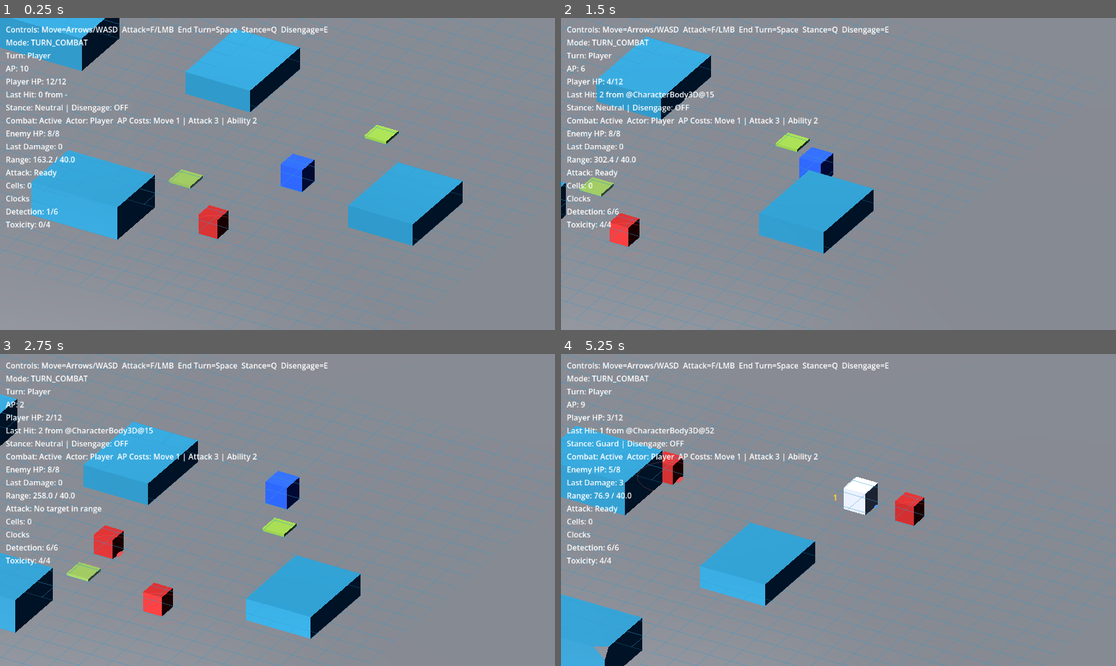
Above: before the commit, frames 1-4 (two rows, left to right).
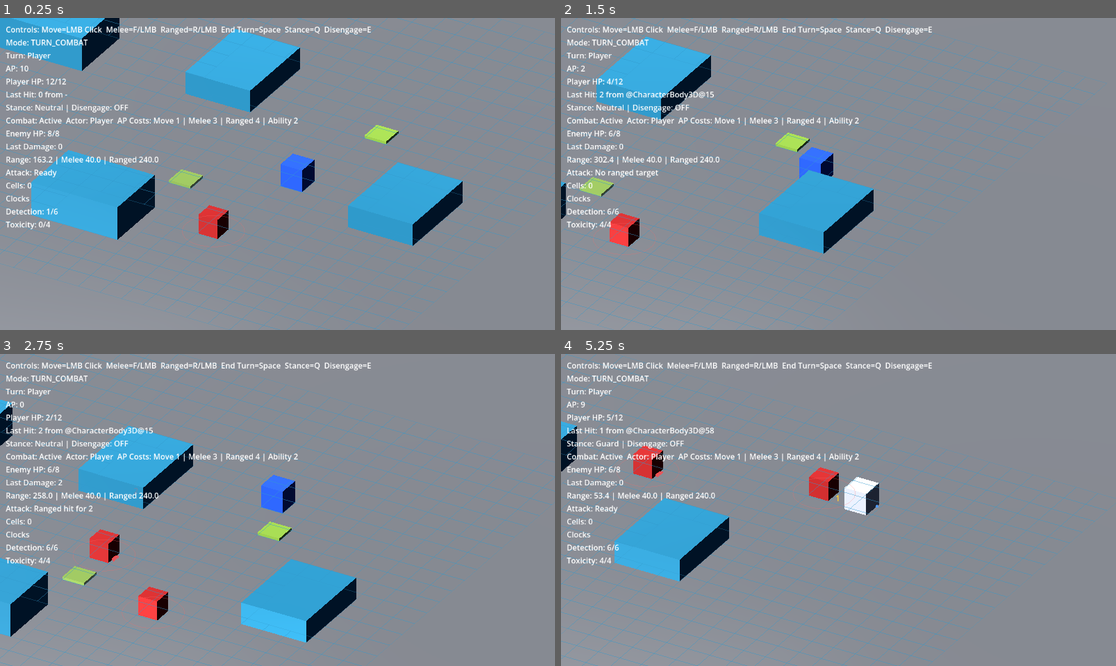
Above: after the commit, the same moments.

Repository: whelanworkmaster/cogs-and-catalysts
Game: Godot game, scene res://scenes/main.tscn
Same seed, same stepped clock (60 frames per second), same inputs: the game is played once before the commit and once after it.
Inputs (mouse positions are in pixels of both pictures, inside the frame that each line leads up to):
- Up to frame 1 (0.25 s): no input
- Up to frame 2 (1.5 s): tap Enter (ui_accept) at 0.5, 0.77 s; move the mouse to (960, 158) at 0.52 s; tap F (attack) at 0.6 s; click (960, 158) at 0.67 s; tap R (ranged_attack, bound only after the commit) at 0.8, 1.35 s; move the mouse to (727, 189) at 1.27 s; click (727, 189) at 1.42 s
- Up to frame 3 (2.75 s): tap Enter (ui_accept) at 1.52 s; tap F (attack) at 1.55, 2.1 s; move the mouse to (333, 441) at 2.02 s; click (333, 441) at 2.17 s; tap R (ranged_attack, bound only after the commit) at 2.3 s
- Up to frame 4 (5.25 s): move the mouse to (810, 572) at 2.77 s; tap E (disengage) at 2.85 s; click (810, 572) at 2.92 s; tap Enter (ui_accept) at 3.02, 3.77, 4.52 s; tap F (attack) at 3.05, 4.55 s; tap R (ranged_attack, bound only after the commit) at 3.5, 3.8, 4.35 s; move the mouse to (1005, 556) at 3.52 s; tap Q (stance_cycle) at 3.6 s; click (1005, 556) at 3.67 s; move the mouse to (672, 463) at 4.27 s; click (672, 463) at 4.42 s; move the mouse to (866, 510) at 5.02 s; tap Space at 5.1 s; click (866, 510) at 5.17 s

The runs differ from the first frame. In frame 1, 1.1% of the frame differs, in the area x 9-67%, y 2-47%; in frame 2, 1.2%; in frame 3, 10%; in frame 4, 19%, in the area x 0-100%, y 0-100%.

Commit message:
Add player ranged attack hover preview with AP costs

Diff:
--- a/scripts/player.gd
+++ b/scripts/player.gd
@@ -15,6 +15,8 @@
 @export var combat_step_distance: float = 32.0
 @export var attack_contact_distance: float = 40.0
 @export var attack_damage: int = 3
+@export var ranged_attack_range: float = 240.0
+@export var ranged_attack_damage: int = 2
 var last_damage_dealt: int = 0
 var last_attack_result: String = "-"
 @export var max_hp: int = 12
@@ -115,16 +117,30 @@
 	handle_stance_input()
 	handle_turn_input()
 	handle_attack_input()
+	handle_ranged_attack_input()
 
 func _unhandled_input(event: InputEvent) -> void:
 	if _is_dead:
 		return
 	if event is InputEventMouseMotion:
-		_update_path_preview(event.position)
+		_update_hover_preview(event.position)
 	elif event is InputEventMouseButton:
 		var mb := event as InputEventMouseButton
 		if mb.button_index == MOUSE_BUTTON_LEFT and mb.pressed:
 			_handle_click(mb.position)
+
+func _update_hover_preview(screen_pos: Vector2) -> void:
+	var in_combat := CombatManager and CombatManager.active_combat
+	if in_combat and CombatManager.get_current_actor() == self:
+		var ground_result: Variant = _screen_to_ground(screen_pos)
+		if ground_result != null:
+			var ground_pos: Vector3 = ground_result as Vector3
+			var hovered_enemy := _find_enemy_at_position(ground_pos)
+			if hovered_enemy:
+				_clear_path_preview()
+				_show_enemy_hover_attack_preview(hovered_enemy, screen_pos)
+				return
+	_update_path_preview(screen_pos)
 
 func _handle_click(screen_pos: Vector2) -> void:
 	if _is_moving:
@@ -140,7 +156,10 @@
 	if in_combat:
 		var clicked_enemy := _find_enemy_at_position(ground_pos)
 		if clicked_enemy:
-			_attack_target(clicked_enemy)
+			if _can_attack_melee(clicked_enemy):
+				_attack_target(clicked_enemy)
+			else:
+				_ranged_attack_target(clicked_enemy)
 			return
 	# Get A* path to clicked position
 	var world := get_tree().current_scene
@@ -265,6 +284,46 @@
 		if grid and grid.has_method("clear_path_preview"):
 			grid.clear_path_preview()
 
+func _show_enemy_hover_attack_preview(enemy: Node, screen_pos: Vector2) -> void:
+	if not _ap_cost_label:
+		return
+	var melee_cost := _get_ap_cost("attack")
+	var ranged_cost := _get_ap_cost("ranged_attack")
+	var can_melee := _can_attack_melee(enemy)
+	var can_ranged := _can_attack_ranged(enemy)
+	var affordable := false
+	var valid_attack := false
+	if can_melee:
+		_ap_cost_label.text = "LMB: Melee (%d AP)" % melee_cost
+		affordable = current_ap >= melee_cost
+		valid_attack = true
+	elif can_ranged:
+		_ap_cost_label.text = "LMB: Ranged (%d AP)" % ranged_cost
+		affordable = current_ap >= ranged_cost
+		valid_attack = true
+	else:
+		var same_elevation := true
+		if enemy.has_method("get_elevation_level"):
+			same_elevation = enemy.get_elevation_level() == current_elevation
+		var in_ranged_distance := _xz_distance_to(enemy.global_position) <= ranged_attack_range
+		if not same_elevation:
+			_ap_cost_label.text = "No attack (Elevation)"
+		elif in_ranged_distance:
+			_ap_cost_label.text = "LMB: Ranged (%d AP) - Blocked" % ranged_cost
+		else:
+			_ap_cost_label.text = "LMB: Ranged (%d AP) - Out of range" % ranged_cost
+		affordable = current_ap >= ranged_cost
+	if valid_attack and affordable:
+		_ap_cost_label.add_theme_color_override("font_color", Color(0.45, 1.0, 0.45))
+	elif valid_attack and not affordable:
+		_ap_cost_label.add_theme_color_override("font_color", Color(1.0, 0.3, 0.3))
+	elif affordable:
+		_ap_cost_label.add_theme_color_override("font_color", Color(1.0, 0.85, 0.35))
+	else:
+		_ap_cost_label.add_theme_color_override("font_color", Color(1.0, 0.3, 0.3))
+	_ap_cost_label.position = screen_pos + Vector2(16, -24)
+	_ap_cost_label.visible = true
+
 func _screen_to_ground(screen_pos: Vector2) -> Variant:
 	var camera := get_viewport().get_camera_3d()
 	if not camera:
@@ -284,7 +343,7 @@
 	var best_enemy: Node = null
 	var best_dist := INF
 	for enemy in enemies:
-		if not enemy is Node3D:
+		if not (enemy is Node3D):
 			continue
 		var dist := _xz_distance(world_pos, enemy.global_position)
 		# Click within one grid cell of the enemy counts as clicking on them
@@ -301,13 +360,12 @@
 	if CombatManager.get_current_actor() != self:
 		return
 	# Check if target is in attack range
-	if not target is Node3D:
-		return
-	var dist := _xz_distance_to(target.global_position)
-	if dist > attack_contact_distance:
+	if not (target is Node3D):
+		return
+	if not _can_attack_melee(target):
 		last_attack_result = "Target out of range"
 		last_damage_dealt = 0
-		print("Attack failed: target out of range (distance: ", dist, ")")
+		print("Attack failed: melee target out of range.")
 		return
 	if not spend_ap(_get_ap_cost("attack")):
 		last_attack_result = "Not enough AP"
@@ -332,6 +390,54 @@
 			_tick_detection()
 		_tick_detection()
 
+func _ranged_attack_target(target: Node) -> void:
+	if _is_dead:
+		return
+	if not CombatManager or not CombatManager.active_combat:
+		return
+	if CombatManager.get_current_actor() != self:
+		return
+	if not (target is Node3D):
+		return
+	if target.has_method("get_elevation_level") and target.get_elevation_level() != current_elevation:
+		last_attack_result = "Different elevation"
+		last_damage_dealt = 0
+		print("Ranged attack failed: elevation mismatch.")
+		return
+	var dist := _xz_distance_to(target.global_position)
+	if dist > ranged_attack_range:
+		last_attack_result = "Target out of range"
+		last_damage_dealt = 0
+		print("Ranged attack failed: target out of range (distance: ", dist, ")")
+		return
+	if not _has_clear_shot(target):
+		last_attack_result = "Shot blocked"
+		last_damage_dealt = 0
+		print("Ranged attack failed: line of sight blocked.")
+		return
+	if not spend_ap(_get_ap_cost("ranged_attack")):
+		last_attack_result = "Not enough AP"
+		last_damage_dealt = 0
+		print("Ranged attack failed: not enough AP.")
+		return
+	var target_3d := target as Node3D
+	var dir: Vector3 = (target_3d.global_position - global_position).normalized()
+	dir.y = 0
+	if dir.length_squared() > 0.001:
+		_facing_direction = dir
+		_update_facing_indicator()
+	_spawn_ranged_shot_line(target_3d.global_position)
+	if target.has_method("take_damage"):
+		var damage := ranged_attack_damage + _get_attack_damage_bonus()
+		damage = max(damage, 0)
+		target.take_damage(damage, self)
+		last_damage_dealt = damage
+		last_attack_result = "Ranged hit for %s" % damage
+		print("Ranged attack hit for ", damage)
+		if current_stance == Stance.AGGRESS:
+			_tick_detection()
+		_tick_detection()
+
 func handle_turn_input():
 	if not CombatManager:
 		return
@@ -356,11 +462,31 @@
 	print("Attack input detected (F key).")
 	var target := _find_attack_target()
 	if not target:
-		last_attack_result = "No target in range"
+		last_attack_result = "No melee target in range"
 		last_damage_dealt = 0
 		print("Attack failed: no target in range.")
 		return
 	_attack_target(target)
+
+func handle_ranged_attack_input() -> void:
+	if _is_dead:
+		return
+	if not CombatManager:
+		return
+	if not CombatManager.active_combat:
+		return
+	if CombatManager.get_current_actor() != self:
+		return
+	if not Input.is_action_just_pressed("ranged_attack"):
+		return
+	print("Ranged attack input detected (R key).")
+	var target := _find_ranged_attack_target()
+	if not target:
+		last_attack_result = "No ranged target"
+		last_damage_dealt = 0
+		print("Ranged attack failed: no target in range or line-of-sight.")
+		return
+	_ranged_attack_target(target)
 
 func spend_ap(amount: int) -> bool:
 	if current_ap >= amount:
@@ -419,11 +545,29 @@
 			best_target = body
 	return best_target
 
+func _find_ranged_attack_target() -> Node:
+	var enemies := get_tree().get_nodes_in_group("enemy")
+	var best_target: Node = null
+	var best_distance := INF
+	for enemy in enemies:
+		if enemy == null or not (enemy is Node3D):
+			continue
+		if not _can_attack_ranged(enemy):
+			continue
+		var distance := _xz_distance_to(enemy.global_position)
+		if distance < best_distance:
+			best_distance = distance
+			best_target = enemy
+	return best_target
+
 func get_last_damage_dealt() -> int:
 	return last_damage_dealt
 
 func get_attack_contact_distance() -> float:
 	return attack_contact_distance
+
+func get_ranged_attack_range() -> float:
+	return ranged_attack_range
 
 func get_last_attack_result() -> String:
 	return last_attack_result
@@ -489,6 +633,13 @@
 		disengage_event.keycode = KEY_E
 		disengage_event.physical_keycode = KEY_E
 		InputMap.action_add_event("disengage", disengage_event)
+	if not InputMap.has_action("ranged_attack"):
+		InputMap.add_action("ranged_attack")
+	var ranged_event := InputEventKey.new()
+	ranged_event.keycode = KEY_R
+	ranged_event.physical_keycode = KEY_R
+	if not InputMap.action_has_event("ranged_attack", ranged_event):
+		InputMap.action_add_event("ranged_attack", ranged_event)
 
 func _on_turn_started(actor: Node) -> void:
 	if actor == self:
@@ -672,6 +823,51 @@
 	popup.global_position = screen_pos
 	scene.add_child(popup)
 
+func _spawn_ranged_shot_line(target_pos: Vector3) -> void:
+	var scene := get_tree().current_scene if get_tree() else null
+	if not scene:
+		return
+	var mesh_instance := MeshInstance3D.new()
+	var im := ImmediateMesh.new()
+	mesh_instance.mesh = im
+	var mat := StandardMaterial3D.new()
+	mat.albedo_color = Color(0.3, 0.8, 1.0, 0.9)
+	mat.shading_mode = BaseMaterial3D.SHADING_MODE_UNSHADED
+	mat.transparency = BaseMaterial3D.TRANSPARENCY_ALPHA
+	mat.no_depth_test = true
+	mesh_instance.material_override = mat
+	im.surface_begin(Mesh.PRIMITIVE_LINES)
+	im.surface_add_vertex(global_position + Vector3(0, 16, 0))
+	im.surface_add_vertex(target_pos + Vector3(0, 16, 0))
+	im.surface_end()
+	scene.add_child(mesh_instance)
+	var tween := create_tween()
+	tween.tween_property(mat, "albedo_color:a", 0.0, 0.12)
+	tween.tween_callback(mesh_instance.queue_free)
+
+func _can_attack_melee(target: Node) -> bool:
+	if not (target is Node3D):
+		return false
+	if target.has_method("get_elevation_level") and target.get_elevation_level() != current_elevation:
+		return false
+	var dist := _xz_distance_to(target.global_position)
+	return dist <= attack_contact_distance
+
+func _can_attack_ranged(target: Node) -> bool:
+	if not (target is Node3D):
+		return false
+	if target.has_method("get_elevation_level") and target.get_elevation_level() != current_elevation:
+		return false
+	if _xz_distance_to(target.global_position) > ranged_attack_range:
+		return false
+	return _has_clear_shot(target)
+
+func _has_clear_shot(target: Node) -> bool:
+	var world := get_tree().current_scene
+	if world and world.has_method("has_clear_los"):
+		return world.has_clear_los(global_position, target.global_position)
+	return true
+
 func _xz_distance_to(target: Vector3) -> float:
 	var a := Vector2(global_position.x, global_position.z)
 	var b := Vector2(target.x, target.z)
--- a/scripts/systems/combat_manager.gd
+++ b/scripts/systems/combat_manager.gd
@@ -13,6 +13,7 @@
 
 @export var move_ap_cost: int = 1
 @export var attack_ap_cost: int = 3
+@export var ranged_attack_ap_cost: int = 4
 @export var ability_ap_cost: int = 2
 
 const Clock = preload("res://scripts/systems/clock.gd")
@@ -79,6 +80,8 @@
 			return move_ap_cost
 		"attack":
 			return attack_ap_cost
+		"ranged_attack":
+			return ranged_attack_ap_cost
 		"ability":
 			return ability_ap_cost
 		_:
--- a/scripts/ui/combat_hud.gd
+++ b/scripts/ui/combat_hud.gd
@@ -98,11 +98,12 @@
 		cells_label.text = "Cells: -"
 
 func _refresh_controls() -> void:
-	var move_keys := "Move=Arrows/WASD"
-	var attack_keys := "Attack=F/LMB"
+	var move_keys := "Move=LMB Click"
+	var attack_keys := "Melee=F/LMB"
+	var ranged_keys := "Ranged=R/LMB"
 	var end_turn_keys := "End Turn=Space"
 	var stance_keys := "Stance=Q  Disengage=E"
-	control_label.text = "Controls: %s  %s  %s  %s" % [move_keys, attack_keys, end_turn_keys, stance_keys]
+	control_label.text = "Controls: %s  %s  %s  %s  %s" % [move_keys, attack_keys, ranged_keys, end_turn_keys, stance_keys]
 
 func _refresh_state() -> void:
 	var actor: Node = CombatManager.get_current_actor() if CombatManager else null
@@ -110,9 +111,10 @@
 	var actor_name: String = actor.name if actor else "None"
 	var ap_costs: String = ""
 	if CombatManager:
-		ap_costs = "AP Costs: Move %s | Attack %s | Ability %s" % [
+		ap_costs = "AP Costs: Move %s | Melee %s | Ranged %s | Ability %s" % [
 			CombatManager.get_ap_cost("move"),
 			CombatManager.get_ap_cost("attack"),
+			CombatManager.get_ap_cost("ranged_attack"),
 			CombatManager.get_ap_cost("ability")
 		]
 	var actor_state := "Actor: %s" % actor_name
@@ -142,9 +144,12 @@
 	else:
 		damage_label.text = "Last Damage: -"
 	if player and enemy:
-		var distance: float = player.global_position.distance_to(enemy.global_position)
+		var distance: float = Vector2(player.global_position.x, player.global_position.z).distance_to(
+			Vector2(enemy.global_position.x, enemy.global_position.z)
+		)
 		var contact_distance: float = player.get_attack_contact_distance() if player.has_method("get_attack_contact_distance") else 0.0
-		range_label.text = "Range: %.1f / %.1f" % [distance, contact_distance]
+		var ranged_distance: float = player.get_ranged_attack_range() if player.has_method("get_ranged_attack_range") else 0.0
+		range_label.text = "Range: %.1f | Melee %.1f | Ranged %.1f" % [distance, contact_distance, ranged_distance]
 	else:
 		range_label.text = "Range: -"
 	if player and player.has_method("get_last_attack_result"):
